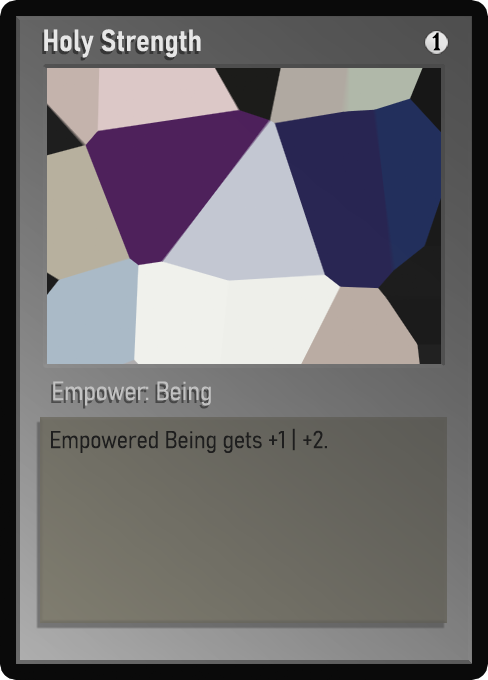
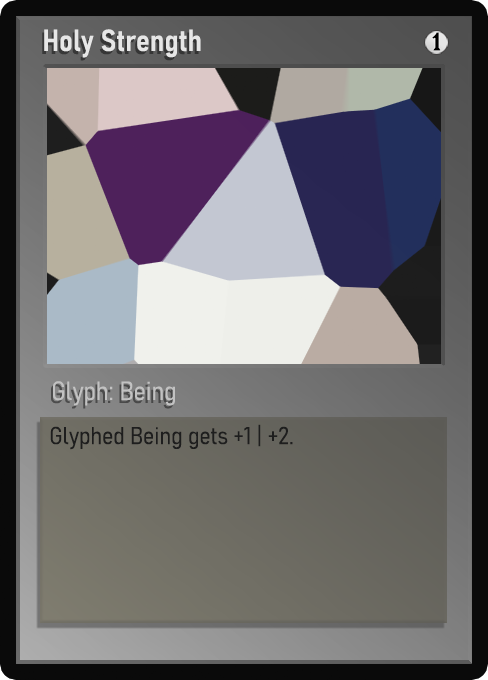
The second 488×680 image is a revision of the first. Changes to its layers:
painted on "Class" over [53, 381, 211, 406]
painted on "Desc_norm" over [50, 424, 327, 453]
